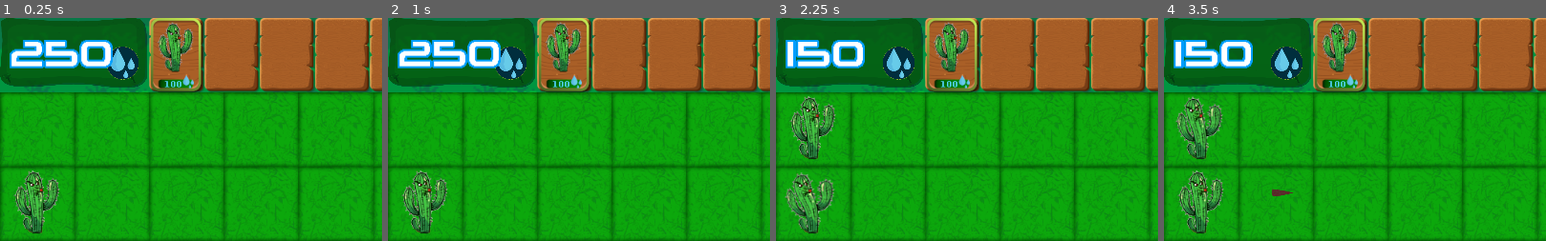
Above: before the commit, frames 1-4 (left to right).
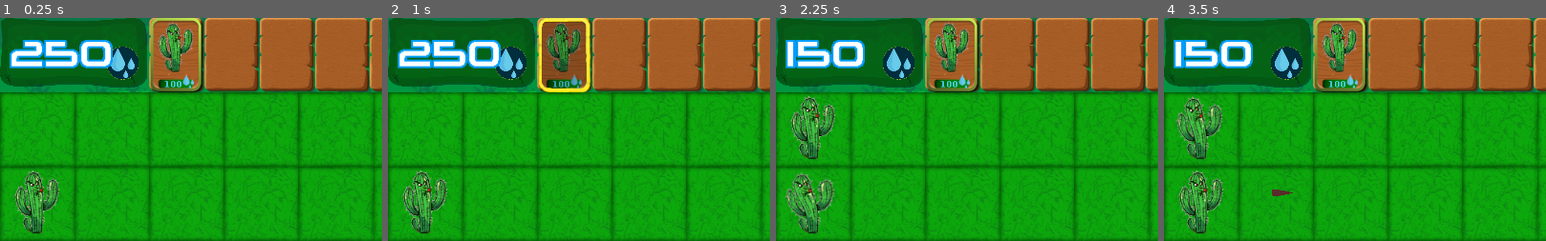
Above: after the commit, the same moments.

Repository: felipesousafs/plants_vs_deforesters
Game: Godot game, scene res://scenes/game.tscn
The game is run twice, just before and just after one commit, with the same random seed, the same clock (stepped at 60 frames per second) and the same inputs.
Inputs (mouse positions are % of the whole screen's width and height, from its top left):
- Up to frame 1 (0.25 s): no input
- Up to frame 2 (1 s): tap Enter at 0.5 s; move the mouse to (23, 8) at 0.52 s; press the mouse at (23, 8) at 0.53 s
- Up to frame 3 (2.25 s): tap Space at 1.25 s; move the mouse to (5, 25) at 1.27 s; release the mouse at (5, 25) at 1.28 s; click (5, 25) at 1.35 s; tap Enter at 2 s; move the mouse to (15, 25) at 2.02 s; press the mouse at (15, 25) at 2.03 s
- Up to frame 4 (3.5 s): move the mouse to (24, 25) at 2.77 s; release the mouse at (24, 25) at 2.78 s; click (24, 25) at 2.85 s
The pictures show only the part of the screen within x 0-50%, y 0-50%; the shares and areas given below are measured in that part.

The runs differ from the first frame. In frame 1, less than 0.1% of the frame differs, in the area x 41-53%, y 0-34%; in frame 2, 3.9%, in the area x 39-53%, y 0-34%; in frame 3, less than 0.1%; in frame 4, less than 0.1%.

Commit message:
Add card 'hover state'

Diff:
--- a/game/project.godot
+++ b/game/project.godot
@@ -21,6 +21,7 @@
 
 [display]
 
+window/size/fullscreen=true
 window/stretch/mode="2d"
 window/stretch/aspect="keep"
 
--- a/game/scenes/card_cactus.tscn
+++ b/game/scenes/card_cactus.tscn
@@ -1,19 +1,35 @@
-[gd_scene load_steps=4 format=2]
+[gd_scene load_steps=7 format=2]
 
-[ext_resource path="res://assets/ui/card_cactus.png" type="Texture" id=1]
-[ext_resource path="res://scripts/cactus_card_area.gd" type="Script" id=2]
+[ext_resource path="res://scripts/card_cactus.gd" type="Script" id=1]
+[ext_resource path="res://assets/ui/card_cactus.png" type="Texture" id=2]
+[ext_resource path="res://assets/ui/card_cactus_clicked.png" type="Texture" id=3]
+[ext_resource path="res://scripts/cactus_card_area.gd" type="Script" id=4]
+
+[sub_resource type="SpriteFrames" id=2]
+animations = [ {
+"frames": [ ExtResource( 2 ), ExtResource( 3 ) ],
+"loop": true,
+"name": "default",
+"speed": 5.0
+} ]
 
 [sub_resource type="RectangleShape2D" id=1]
 extents = Vector2( 32.0475, 46.4719 )
 
 [node name="card_cactus" type="Node2D"]
+script = ExtResource( 1 )
 
 [node name="card" type="Sprite" parent="."]
-texture = ExtResource( 1 )
+texture = ExtResource( 2 )
+centered = false
+
+[node name="card_anim" type="AnimatedSprite" parent="card"]
+frames = SubResource( 2 )
+speed_scale = 0.5
 centered = false
 
 [node name="cactus_card_area" type="Area2D" parent="."]
-script = ExtResource( 2 )
+script = ExtResource( 4 )
 
 [node name="CollisionShape2D" type="CollisionShape2D" parent="cactus_card_area"]
 position = Vector2( 35.77, 49.0127 )
--- /dev/null
+++ b/game/scripts/card_cactus.gd
@@ -0,0 +1,15 @@
+extends Node2D
+
+onready var card_anim = get_node("card/card_anim")
+onready var scene = get_tree().get_current_scene()
+
+func _ready():
+	set_process(true)
+
+
+func _process(delta):
+	if scene.card_selected:
+		card_anim.play()
+	else:
+		card_anim.stop()
+		card_anim.frame = 0
Binary file added: game/assets/deforesters/deforester_1/run_1.png
Not shown, added: game/assets/deforesters/deforester_1/run_1.png.import
Binary file added: game/assets/deforesters/deforester_1/run_10.png
Not shown, added: game/assets/deforesters/deforester_1/run_10.png.import
Binary file added: game/assets/deforesters/deforester_1/run_2.png
Not shown, added: game/assets/deforesters/deforester_1/run_2.png.import
Binary file added: game/assets/deforesters/deforester_1/run_3.png
Not shown, added: game/assets/deforesters/deforester_1/run_3.png.import
Binary file added: game/assets/deforesters/deforester_1/run_4.png
Not shown, added: game/assets/deforesters/deforester_1/run_4.png.import
Binary file added: game/assets/deforesters/deforester_1/run_5.png
Not shown, added: game/assets/deforesters/deforester_1/run_5.png.import
(and 12 more such lines)
